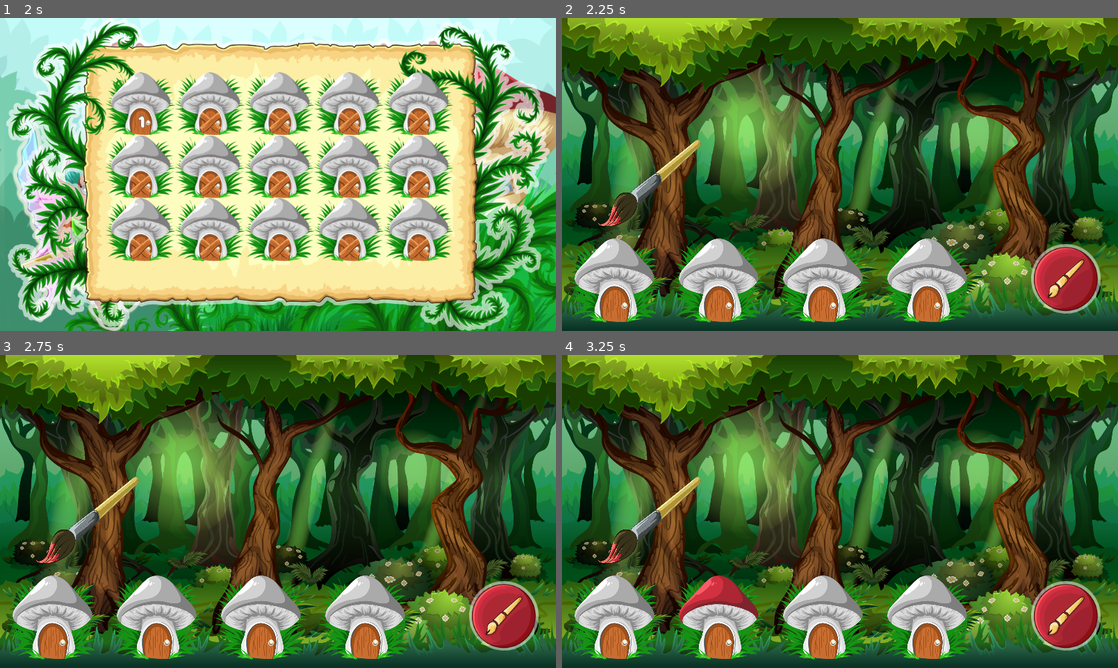
Above: before the commit, frames 1-4 (two rows, left to right).
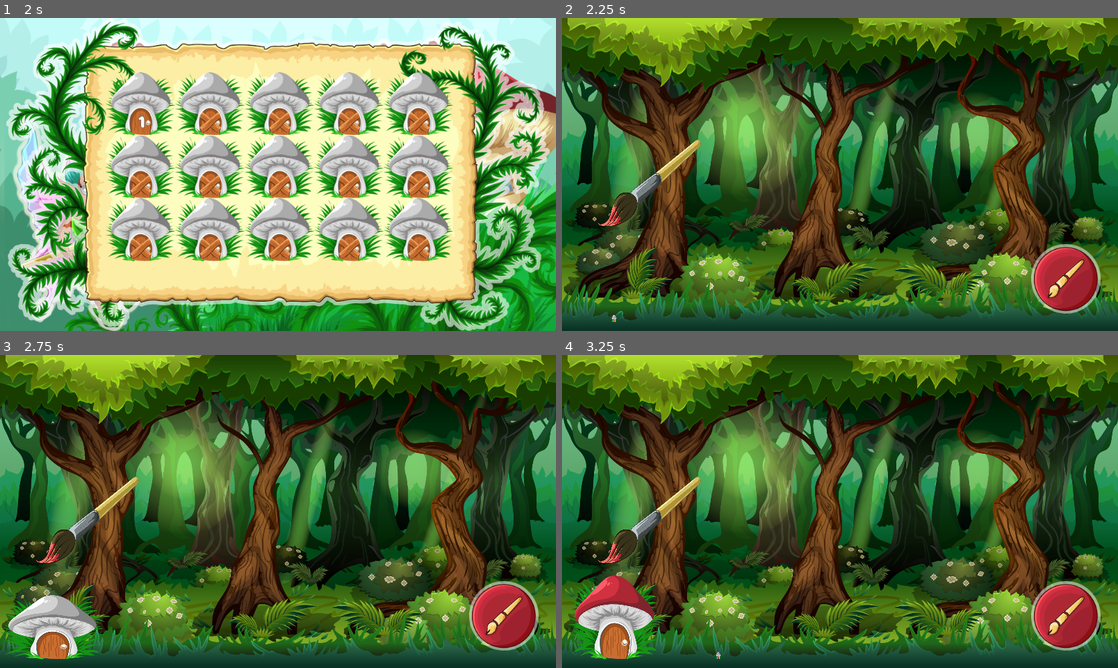
Above: after the commit, the same moments.

Repository: kosinaz/divergica
Game: Godot game, scene res://scenes/home.tscn
Same seed, same stepped clock (60 frames per second), same inputs: the game is played once before the commit and once after it.
Inputs (mouse positions are in pixels of both pictures, inside the frame that each line leads up to):
- Up to frame 1 (2 s): click (278, 265) at 0.5 s; click (278, 265) at 1.25 s
- Up to frame 2 (2.25 s): click (701, 102) at 2 s
- Up to frame 3 (2.75 s): no input
- Up to frame 4 (3.25 s): click (1067, 614) at 2.75 s

Frame 1 is identical in both runs. In frame 2, 12% of the frame differs, in the area x 1-74%, y 70-98%; in frame 3, 11%; in frame 4, 9.9%.

Commit message:
add black and striped mushrooms

Diff:
--- a/divergica/scenes/level1.gd
+++ b/divergica/scenes/level1.gd
@@ -2,14 +2,36 @@
 
 var current_mushroom = 0
 var turn = 0
+var notes = []
+var rng = RandomNumberGenerator.new()
 
 func _ready():
-	$"MushroomSounds".get_child(current_mushroom).play()
-	current_mushroom += 1
+	rng.randomize()
+	$"AnimationPlayer".play("default")
+	for _i in range(4):
+		notes.append(rng.randi_range(0, 3))
+
+func _play_note():
+	$"MushroomSounds".get_child(notes[current_mushroom]).play()
+	current_mushroom = (current_mushroom + 1) % 4
 
 func _on_paint_button_pressed():
 	if current_mushroom > 3:
 		return
-	$"Mushrooms".get_child(current_mushroom).texture = load("res://assets/mushroom_painted.png")
-	$"Brush".get_child(current_mushroom).play()
-	current_mushroom += 1
+	var path = $"Mushrooms".get_child(current_mushroom).texture.load_path
+	if "black".is_subsequence_of(path):
+		$"Brush".get_node("Error").play()
+		current_mushroom += 1
+		return
+	if "striped".is_subsequence_of(path):
+		if "painted".is_subsequence_of(path):
+			$"Mushrooms".get_child(current_mushroom).texture = load("res://assets/mushroom_striped_painted_twice.png")
+			$"Brush".get_child(notes[current_mushroom]).play()
+			current_mushroom += 1
+		else:
+			$"Mushrooms".get_child(current_mushroom).texture = load("res://assets/mushroom_striped_painted_once.png")
+			$"Brush".get_child(notes[current_mushroom]).play()
+	else:
+		$"Mushrooms".get_child(current_mushroom).texture = load("res://assets/mushroom_painted.png")
+		$"Brush".get_child(notes[current_mushroom]).play()
+		current_mushroom += 1
--- a/divergica/scenes/level1.tscn
+++ b/divergica/scenes/level1.tscn
@@ -13,9 +13,13 @@
 [ext_resource path="res://assets/e2.mp3" type="AudioStream" id=11]
 [ext_resource path="res://assets/d2.mp3" type="AudioStream" id=12]
 [ext_resource path="res://assets/f2.mp3" type="AudioStream" id=13]
+[ext_resource path="res://assets/mushroom_black.png" type="Texture" id=14]
+[ext_resource path="res://assets/mushroom_striped.png" type="Texture" id=15]
+[ext_resource path="res://assets/error.mp3" type="AudioStream" id=16]
 
 [sub_resource type="Animation" id=1]
 resource_name = "default"
+length = 4.0
 tracks/0/type = "value"
 tracks/0/path = NodePath(".:scale")
 tracks/0/interp = 1
@@ -24,9 +28,9 @@
 tracks/0/enabled = true
 tracks/0/keys = {
 "times": PoolRealArray( 0, 0.5, 0.8, 1 ),
-"transitions": PoolRealArray( 2.54912, 0.297302, 3.13833, 4.75682 ),
+"transitions": PoolRealArray( 2.5, 0.3, 3, 4.75682 ),
 "update": 0,
-"values": [ Vector2( 0, 0 ), Vector2( 0.3, 0.4 ), Vector2( 0.45, 0.3 ), Vector2( 0.4, 0.4 ) ]
+"values": [ Vector2( 0, 0 ), Vector2( 0.3, 0.45 ), Vector2( 0.45, 0.3 ), Vector2( 0.4, 0.4 ) ]
 }
 tracks/1/type = "value"
 tracks/1/path = NodePath("../Mushroom2:scale")
@@ -35,10 +39,57 @@
 tracks/1/imported = false
 tracks/1/enabled = true
 tracks/1/keys = {
-"times": PoolRealArray(  ),
-"transitions": PoolRealArray(  ),
+"times": PoolRealArray( 0, 1, 1.5, 1.8, 2 ),
+"transitions": PoolRealArray( 1, 2.5, 0.3, 3, 4.75 ),
 "update": 0,
-"values": [  ]
+"values": [ Vector2( 0, 0 ), Vector2( 0, 0 ), Vector2( 0.3, 0.45 ), Vector2( 0.45, 0.3 ), Vector2( 0.4, 0.4 ) ]
+}
+tracks/2/type = "value"
+tracks/2/path = NodePath("../Mushroom3:scale")
+tracks/2/interp = 1
+tracks/2/loop_wrap = true
+tracks/2/imported = false
+tracks/2/enabled = true
+tracks/2/keys = {
+"times": PoolRealArray( 0, 2, 2.5, 2.8, 3 ),
+"transitions": PoolRealArray( 1, 2.5, 0.3, 3, 4.75 ),
+"update": 0,
+"values": [ Vector2( 0, 0 ), Vector2( 0, 0 ), Vector2( 0.3, 0.45 ), Vector2( 0.45, 0.3 ), Vector2( 0.4, 0.4 ) ]
+}
+tracks/3/type = "value"
+tracks/3/path = NodePath("../Mushroom4:scale")
+tracks/3/interp = 1
+tracks/3/loop_wrap = true
+tracks/3/imported = false
+tracks/3/enabled = true
+tracks/3/keys = {
+"times": PoolRealArray( 0, 3, 3.5, 3.8, 4 ),
+"transitions": PoolRealArray( 1, 2.5, 0.3, 3, 4.75 ),
+"update": 0,
+"values": [ Vector2( 0, 0 ), Vector2( 0, 0 ), Vector2( 0.3, 0.45 ), Vector2( 0.45, 0.3 ), Vector2( 0.4, 0.4 ) ]
+}
+tracks/4/type = "method"
+tracks/4/path = NodePath("../..")
+tracks/4/interp = 1
+tracks/4/loop_wrap = true
+tracks/4/imported = false
+tracks/4/enabled = true
+tracks/4/keys = {
+"times": PoolRealArray( 1, 2, 3, 4 ),
+"transitions": PoolRealArray( 1, 1, 1, 1 ),
+"values": [ {
+"args": [  ],
+"method": "_play_note"
+}, {
+"args": [  ],
+"method": "_play_note"
+}, {
+"args": [  ],
+"method": "_play_note"
+}, {
+"args": [  ],
+"method": "_play_note"
+} ]
 }
 
 [node name="Level" type="Node2D"]
@@ -51,17 +102,25 @@
 
 [node name="MushroomSounds" type="Node" parent="."]
 
-[node name="C2" type="AudioStreamPlayer2D" parent="MushroomSounds"]
-stream = ExtResource( 10 )
+[node name="C1" type="AudioStreamPlayer2D" parent="MushroomSounds"]
+position = Vector2( 46.8142, -784.841 )
+scale = Vector2( 1.76853, 2.00154 )
+stream = ExtResource( 6 )
 
-[node name="D2" type="AudioStreamPlayer2D" parent="MushroomSounds"]
-stream = ExtResource( 12 )
+[node name="D1" type="AudioStreamPlayer2D" parent="MushroomSounds"]
+position = Vector2( 46.8129, -784.839 )
+scale = Vector2( 1.76853, 2.00154 )
+stream = ExtResource( 7 )
 
-[node name="E2" type="AudioStreamPlayer2D" parent="MushroomSounds"]
-stream = ExtResource( 11 )
+[node name="E1" type="AudioStreamPlayer2D" parent="MushroomSounds"]
+position = Vector2( 46.8122, -784.839 )
+scale = Vector2( 1.76853, 2.00154 )
+stream = ExtResource( 8 )
 
-[node name="F2" type="AudioStreamPlayer2D" parent="MushroomSounds"]
-stream = ExtResource( 13 )
+[node name="F1" type="AudioStreamPlayer2D" parent="MushroomSounds"]
+position = Vector2( 46.8116, -784.839 )
+scale = Vector2( 1.76853, 2.00154 )
+stream = ExtResource( 9 )
 
 [node name="AnimationPlayer" type="AnimationPlayer" parent="."]
 root_node = NodePath("../Mushrooms/Mushroom1")
@@ -78,7 +137,7 @@
 [node name="Mushroom2" type="Sprite" parent="Mushrooms"]
 position = Vector2( 288, 560 )
 scale = Vector2( 0.4, 0.4 )
-texture = ExtResource( 3 )
+texture = ExtResource( 15 )
 offset = Vector2( 0, -192 )
 
 [node name="Mushroom3" type="Sprite" parent="Mushrooms"]
@@ -90,7 +149,7 @@
 [node name="Mushroom4" type="Sprite" parent="Mushrooms"]
 position = Vector2( 672, 560 )
 scale = Vector2( 0.4, 0.4 )
-texture = ExtResource( 3 )
+texture = ExtResource( 14 )
 offset = Vector2( 0, -192 )
 
 [node name="Brush" type="Sprite" parent="."]
@@ -98,25 +157,30 @@
 scale = Vector2( 0.191045, 0.216216 )
 texture = ExtResource( 5 )
 
-[node name="C1" type="AudioStreamPlayer2D" parent="Brush"]
-position = Vector2( -592.457, -5035.89 )
-scale = Vector2( 9.25714, 9.25714 )
-stream = ExtResource( 6 )
+[node name="C2" type="AudioStreamPlayer2D" parent="Brush"]
+position = Vector2( -837.5, -1406 )
+scale = Vector2( 5.23438, 4.625 )
+stream = ExtResource( 10 )
 
-[node name="D1" type="AudioStreamPlayer2D" parent="Brush"]
-position = Vector2( -592.464, -5035.88 )
-scale = Vector2( 9.25714, 9.25714 )
-stream = ExtResource( 7 )
+[node name="D2" type="AudioStreamPlayer2D" parent="Brush"]
+position = Vector2( -837.5, -1406 )
+scale = Vector2( 5.23438, 4.625 )
+stream = ExtResource( 12 )
 
-[node name="E1" type="AudioStreamPlayer2D" parent="Brush"]
-position = Vector2( -592.468, -5035.88 )
-scale = Vector2( 9.25714, 9.25714 )
-stream = ExtResource( 8 )
+[node name="E2" type="AudioStreamPlayer2D" parent="Brush"]
+position = Vector2( -837.5, -1406 )
+scale = Vector2( 5.23438, 4.625 )
+stream = ExtResource( 11 )
 
-[node name="F1" type="AudioStreamPlayer2D" parent="Brush"]
-position = Vector2( -592.471, -5035.88 )
-scale = Vector2( 9.25714, 9.25714 )
-stream = ExtResource( 9 )
+[node name="F2" type="AudioStreamPlayer2D" parent="Brush"]
+position = Vector2( -837.5, -1406 )
+scale = Vector2( 5.23438, 4.625 )
+stream = ExtResource( 13 )
+
+[node name="Error" type="AudioStreamPlayer2D" parent="Brush"]
+position = Vector2( -837.5, -1406 )
+scale = Vector2( 5.23438, 4.625 )
+stream = ExtResource( 16 )
 
 [node name="PaintButton" type="TextureButton" parent="."]
 margin_left = 864.0
Binary file added: divergica/assets/mushroom_black.png
Not shown, added: divergica/assets/mushroom_black.png.import
Binary file added: divergica/assets/mushroom_striped.png
Not shown, added: divergica/assets/mushroom_striped.png.import
Binary file added: divergica/assets/mushroom_striped_painted_once.png
Not shown, added: divergica/assets/mushroom_striped_painted_once.png.import
Binary file added: divergica/assets/mushroom_striped_painted_twice.png
Not shown, added: divergica/assets/mushroom_striped_painted_twice.png.import
Not shown: 1 places in divergica/scenes/level1.tscn that only renumber resources
Not shown, changed: divergica/assets/c1.mp3
Not shown, changed: divergica/assets/c2.mp3
Not shown, changed: divergica/assets/d1.mp3
(and 6 more such lines)
